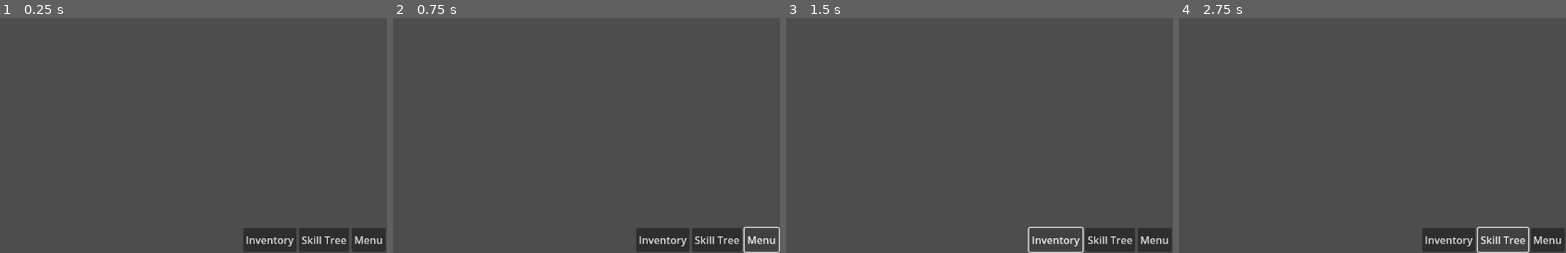
Above: before the commit, frames 1-4 (left to right).
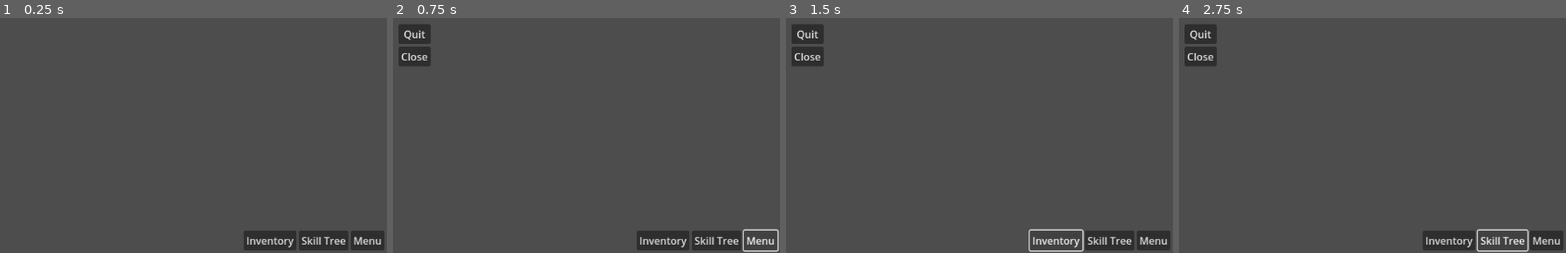
Above: after the commit, the same moments.

Repository: punmechanic/shoddyplatformer
Game: Godot game, scene res://Main.tscn
Two runs of this game, one before a commit and one after it. Both use one fixed random seed, a clock stepped at 60 frames per second and the inputs below.
Inputs:
- Up to frame 1 (0.25 s): no input
- Up to frame 2 (0.75 s): click "Menu" at 0.5 s
- Up to frame 3 (1.5 s): click "Inventory" at 1.25 s
- Up to frame 4 (2.75 s): click "Skill Tree" at 2 s

The runs differ from the first frame. In frame 1, 1.2% of the frame differs, in the area x 62-100%, y 89-100%; in frame 2, 2.7%; in frame 3, 2.7%, in the area x 1-100%, y 2-100%; in frame 4, 2.7%.

Commit message:
Add menu

Diff:
--- /dev/null
+++ b/Interface.gd
@@ -0,0 +1,13 @@
+extends Control
+
+
+# Called when the node enters the scene tree for the first time.
+func _ready():
+	%MenuButton.pressed.connect(func():
+		%Menu.visible = true
+	)
+
+
+# Called every frame. 'delta' is the elapsed time since the previous frame.
+func _process(delta):
+	pass
--- a/Interface.tscn
+++ b/Interface.tscn
@@ -1,4 +1,6 @@
-[gd_scene format=3 uid="uid://dbka6iy841ku"]
+[gd_scene load_steps=2 format=3 uid="uid://dbka6iy841ku"]
+
+[ext_resource type="Script" path="res://Interface.gd" id="1_bx74f"]
 
 [node name="Control" type="Control"]
 layout_mode = 3
@@ -7,23 +9,47 @@
 anchor_bottom = 1.0
 grow_horizontal = 2
 grow_vertical = 2
+script = ExtResource("1_bx74f")
+
+[node name="Menu" type="CenterContainer" parent="."]
+unique_name_in_owner = true
+visible = false
+layout_mode = 2
+offset_left = 0.203857
+offset_right = 1167.2
+offset_bottom = 648.0
+
+[node name="PopupMenu" type="VBoxContainer" parent="Menu"]
+layout_mode = 2
+
+[node name="Quit" type="Button" parent="Menu/PopupMenu"]
+layout_mode = 2
+text = "Quit"
+
+[node name="Close" type="Button" parent="Menu/PopupMenu"]
+layout_mode = 2
+text = "Close"
 
 [node name="ControlPanel" type="BoxContainer" parent="."]
-layout_mode = 0
-offset_left = 640.0
-offset_top = 609.0
-offset_right = 1150.0
-offset_bottom = 646.0
+layout_mode = 2
+offset_left = 929.0
+offset_top = 613.0
+offset_right = 1151.0
+offset_bottom = 644.0
+scale = Vector2(0.987031, 1)
 alignment = 2
 
 [node name="Inventory" type="Button" parent="ControlPanel"]
+unique_name_in_owner = true
 layout_mode = 2
 text = "Inventory"
 
 [node name="SkillTree" type="Button" parent="ControlPanel"]
+unique_name_in_owner = true
 layout_mode = 2
 text = "Skill Tree"
 
-[node name="Menu" type="Button" parent="ControlPanel"]
+[node name="MenuButton" type="Button" parent="ControlPanel"]
+unique_name_in_owner = true
 layout_mode = 2
 text = "Menu"
